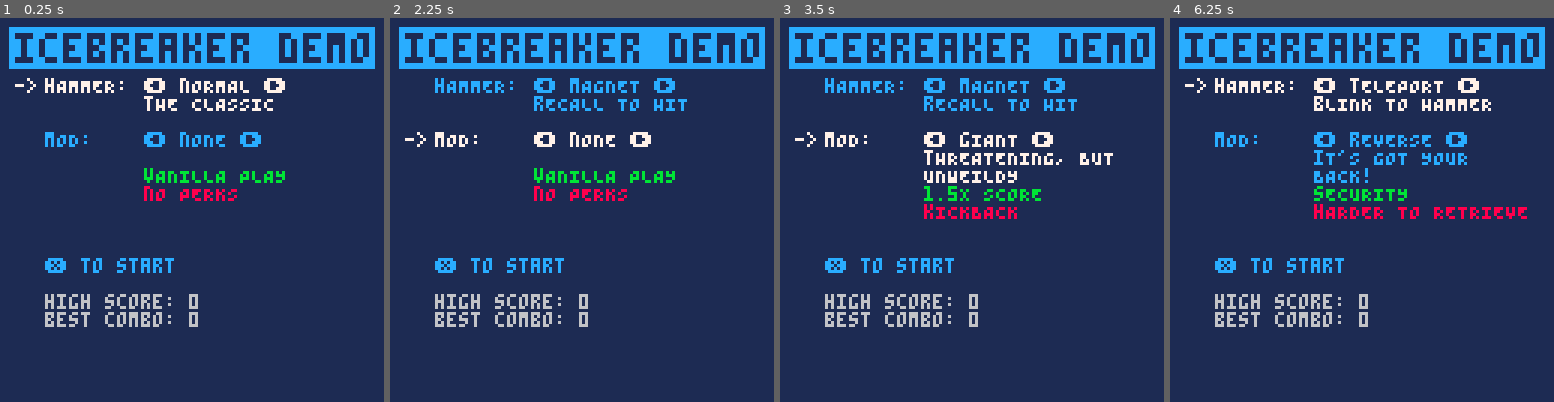
Above: before the commit, frames 1-4 (left to right).
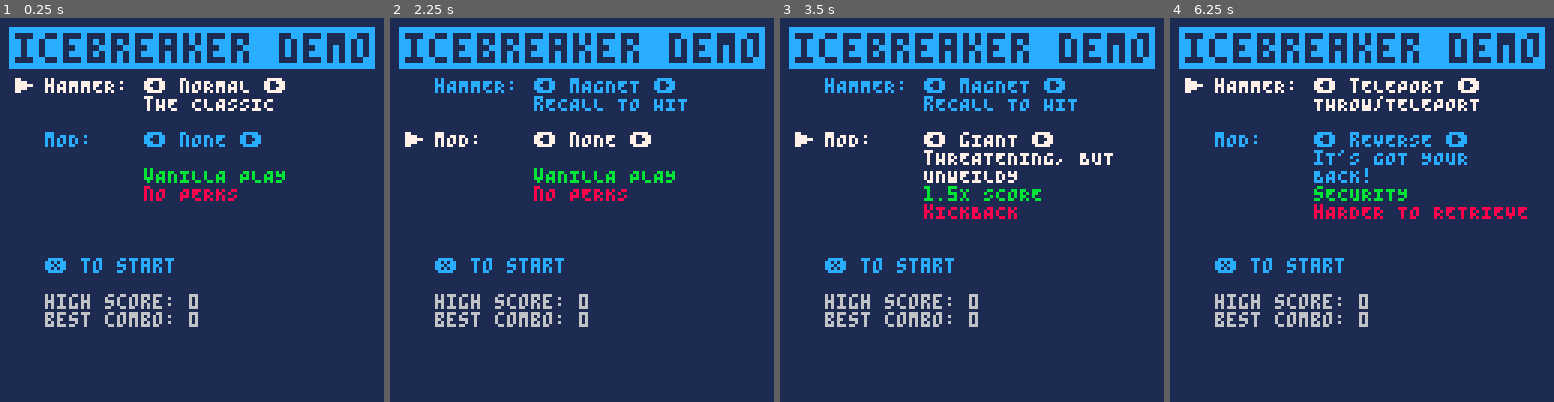
Above: after the commit, the same moments.

Repository: wsasaki01/icebreaker
Game: PICO-8 cartridge p2/icebreaker-p2.p8
Same seed, same stepped clock (60 frames per second), same inputs: the game is played once before the commit and once after it.
Inputs (mouse positions are in pixels of both pictures, inside the frame that each line leads up to):
- Up to frame 1 (0.25 s): no input
- Up to frame 2 (2.25 s): tap X (X key) at 0.33, 1.07, 1.85 s; click (670, 121) at 0.67 s; tap O (Z key) at 0.7, 1.7, 2.1 s; click (436, 267) at 1.22 s; hold Right 1.6-2.1 s; click (497, 114) at 1.77 s; hold Up from 2.15 s (still down)
- Up to frame 3 (3.5 s): click (952, 259) at 2.32 s; release Up at 2.42 s; hold Right 2.47-3.03 s; tap O (Z key) at 2.5, 2.9, 3.3 s; click (1014, 106) at 2.87 s; tap X (X key) at 2.97 s; hold Left from 3.08 s (still down); click (1075, 256) at 3.42 s
- Up to frame 4 (6.25 s): release Left at 3.58 s; hold Down 3.63-3.97 s; tap O (Z key) every 0.4 s from 3.7 to 6.1 s; click (1231, 102) at 3.97 s; hold Right 4.02-4.68 s; tap X (X key) at 4.08, 5.2 s; click (1292, 248) at 4.52 s; hold Up 4.73-5.03 s; click (1354, 94) at 5.07 s; hold Left 5.08-5.68 s; click (1419, 244) at 5.62 s; hold Down 5.73-6.03 s; hold Right from 6.08 s (still down); click (1481, 90) at 6.17 s

The runs differ from the first frame. In frame 1, 0.1% of the frame differs, in the area x 3-10%, y 15-20%; in frame 2, 0.1%; in frame 3, 0.1%; in frame 4, 0.6%, in the area x 3-84%, y 15-25%.

Commit message:
Control hints

Diff:
--- a/p2/damage.lua
+++ b/p2/damage.lua
@@ -3,6 +3,7 @@
         add(attacks, setmetatable({
             x = p.x, xw = 2*r,
             y = p.y, yw = 2*r,
+            r=r,
             cnt = flr(sec*30),
             type = 0,
 
--- a/p2/draw.lua
+++ b/p2/draw.lua
@@ -2,7 +2,7 @@
     if menu then
         cls(1)
         print("\^i\^t\^wicebreaker demo", 5, 5, 12)
-        print("->", 5, 20+18*(mc-1), 7)
+        print("\^w▶", 5, 20+18*(mc-1), 7)
         print("hAMMER:\t⬅️ "..h_types[menu_op.h_type].name.." ➡️", 15, 20, mc==1 and 7 or 12)
         print(h_types[menu_op.h_type].desc.."\n", 48, 26)
         print("mOD:\t\t⬅️ "..mods[menu_op.mod].name.." ➡️", 15, 38, mc==2 and 7 or 12)
@@ -41,16 +41,13 @@
     cls(7)
     camera(0, 0)
 
-    line(0, 14, 127, 14, 6)
+    line(0, 12, 127, 12, 6)
+    line(0, 12, 32, 12, 1)
 
-    line(0, 14, 31, 14, 1)
-    line(31, 13, 31, 15, 1)
+    line(32, 11, 32, 13, 1)
+    line(95, 11, 95, 13, 1)
 
-    line(94, 13, 94, 15, 1)
-    line(94, 14, 127, 14, 1)
-
-    print("❎ TO ROLL", 20, 50, 6)
-    print("W/ HAMMER: 🅾️ TO THROW\n           ❎ TO SWING")
+    line(95, 12, 127, 12, 1)
 
     for hs in all(hit_signs) do
         hs:draw()
@@ -95,8 +92,11 @@
     sh_str3 = shake(0, 0, sh_str3)
 
     for i=1,p.health do
-        spr(6, i*10-8, 3)
+        spr(6, i*10-8, 2)
     end
+
+    rectfill(0, 121, 127, 127, 6)
+    print("❎"..h_types[menu_op.h_type].x_hint.." 🅾️"..h_types[menu_op.h_type].o_hint, 1, 122, 7)
 
     cursor(20, 70, 0)
     log({
--- a/p2/init.lua
+++ b/p2/init.lua
@@ -24,26 +24,29 @@
     }
 
     h_types = {
-        {id=1, name="nORMAL", desc="tHE CLASSIC"},
-        {id=2, name="mAGNET", desc="rECALL TO HIT"},
-        {id=3, name="tELEPORT", desc="bLINK TO HAMMER"}
+        {name="nORMAL", desc="tHE CLASSIC",
+        x_hint="ROLL/HIT", o_hint="THROW",},
+        {name="mAGNET", desc="rECALL TO HIT",
+        x_hint="ROLL/HIT", o_hint="THROW/RECALL"},
+        {name="tELEPORT", desc="bLINK TO HAMMER",
+        x_hint="ROLL/HIT", desc="THROW/TELEPORT"}
     }
 
     mods = {
-        {id=0, name="nONE", desc="",
+        {name="nONE", desc="",
         perk="vANILLA PLAY", disad="nO PERKS"},
-        {id=1, name="gIANT", desc="tHREATENING, BUT\nUNWEILDY",
+        {name="gIANT", desc="tHREATENING, BUT\nUNWEILDY",
         perk="1.5X SCORE", disad="kICKBACK"},
-        {id=2, name="tINY", desc="cHAOTIC, BUT DEADLY\nIN DEFT HANDS",
+        {name="tINY", desc="cHAOTIC, BUT DEADLY\nIN DEFT HANDS",
         perk="3.5X SCORE", disad="fAST COMBO DECAY"},
-        {id=3, name="rEVERSE", desc="iT'S GOT YOUR\nBACK!",
+        {name="rEVERSE", desc="iT'S GOT YOUR\nBACK!",
         perk="sECURITY", disad="hARDER TO RETRIEVE"}
     }
 
     p = {}
     h = {}
 
-    bounds = {{x=0, y=15}, {x=127, y=127}}
+    bounds = {{x=0, y=13}, {x=128, y=120}}
 
     h_v_min = 2
     h_magnet_v_min = 0.5
--- a/p2/player.lua
+++ b/p2/player.lua
@@ -9,15 +9,15 @@
         combo_fr*=2
     end
 
-    if mod==1 then -- giant
+    if mod==2 then -- giant
         move_multi=0.5
         multiplier=1.5
         a_size=11
-    elseif mod==2 then -- tiny
+    elseif mod==3 then -- tiny
         move_multi=1.17
         multiplier=3.5
         combo_fr*=0.75
-    --elseif mod==3 then -- reverse
+    --elseif mod==4 then -- reverse
     end
     return setmetatable({
         s = 1, temp_s = 0, -- sprite
--- a/p2/setup.lua
+++ b/p2/setup.lua
@@ -1,6 +1,6 @@
 function start_game()
-    p = create_player(h_types[menu_op.h_type].id, mods[menu_op.mod].id)
-    h = create_weapon(h_types[menu_op.h_type].id, mods[menu_op.mod].id)
+    p = create_player(menu_op.h_type, menu_op.mod)
+    h = create_weapon(menu_op.h_type, menu_op.mod)
 
     e_cnt = e_init_cnt
     attacks = {}
--- a/p2/ui.lua
+++ b/p2/ui.lua
@@ -6,11 +6,11 @@
 
 function score()
     local score = remove_zero(format_score(p.score1, p.score2, p.score3))
-    print(score, 125-4*#score, 6, 11)
-    print(score, 125-4*#score, 5, 5)
+    print(score, 125-4*#score, 4, 11)
+    print(score, 125-4*#score, 3, 5)
 
     if p.multi != p.base_multi then
-        spr(75, 33, 3)
+        spr(75, 33, 2)
         local multi = tostr(p.multi)
         local pos = 32
         local cnt = 0
@@ -18,25 +18,25 @@
             cnt += 1
             if char != "." then
                 local digit = tonum(char)
-                spr(64+digit, pos+7*cnt, 3)
+                spr(64+digit, pos+7*cnt, 2)
             else
-                spr(74, pos+7*cnt, 3)
+                spr(74, pos+7*cnt, 2)
                 pos -= 4
             end
         end
 
         if multi % 1 == 0 then
             cnt+=1
-            spr(74, pos+7*cnt, 3)
+            spr(74, pos+7*cnt, 2)
             pos-=4
             cnt+=1
-            spr(64, pos+7*cnt, 3)
+            spr(64, pos+7*cnt, 2)
         end
     end
 
     if p.combo_cnt != 0 then
-        rect(32, 13, 32+60*(p.combo_cnt/p.combo_fr), 14, 8)
-        rect(32, 15, 32+60*(p.combo_cnt/p.combo_fr), 15, 14)
+        rect(33, 11, 33+60*(p.combo_cnt/p.combo_fr), 12, 8)
+        rect(33, 13, 33+60*(p.combo_cnt/p.combo_fr), 13, 14)
     end
 end
 
--- a/p2/update.lua
+++ b/p2/update.lua
@@ -136,7 +136,7 @@
                 end
             end
 
-            -- throw
+            -- throw, recall or teleport
             if btn(4) and not p.rolling then
                 if h.equipped and (diff.x!=0 or diff.y!=0) and not throw_stick then
                     h:throw()
--- a/p2/weapon.lua
+++ b/p2/weapon.lua
@@ -6,17 +6,17 @@
     local throw_tax=0
     local reverse=false
 
-    if mod==1 then -- giant
+    if mod==2 then -- giant
         side=16
         launch_v=6
         v_decay=0.8
         magnet_v_decay=0.88
         throw_tax=2
-    elseif mod==2 then -- tiny
+    elseif mod==3 then -- tiny
         side=4
         launch_v=20
         v_decay=0.82
-    elseif mod==3 then -- reverse
+    elseif mod==4 then -- reverse
         reverse=true
     end
     return setmetatable({
@@ -85,7 +85,7 @@
                     v *= 0.75*v_decay
                 end
 
-                local distx = x-destx
+                local distx = destx-x
 
                 for i=1, 5 do
                     x+=distx/5
@@ -103,10 +103,10 @@
                     v *= 0.75*v_decay
                 end
 
-                local disty = y-desty
-
-                for i=1, 5 do
-                    y+= disty/5
+                local disty = desty-y
+
+                for i=1, 5 do
+                    y+=disty/5
                     add(y_path, y)
                 end
                 y=desty
Not shown, changed: 130 lines of the sprite sheet (__gfx__) section of p2/icebreaker-p2.p8
Not shown, changed: the thumbnail (__label__) section of p2/icebreaker-p2.p8
